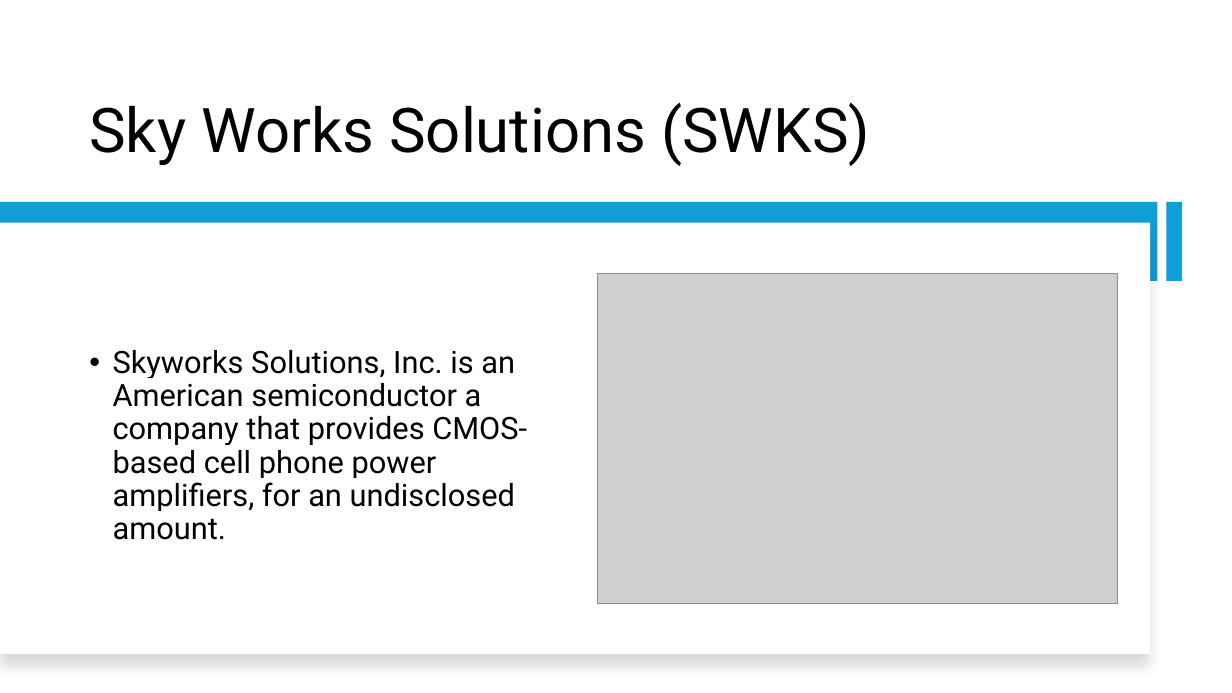
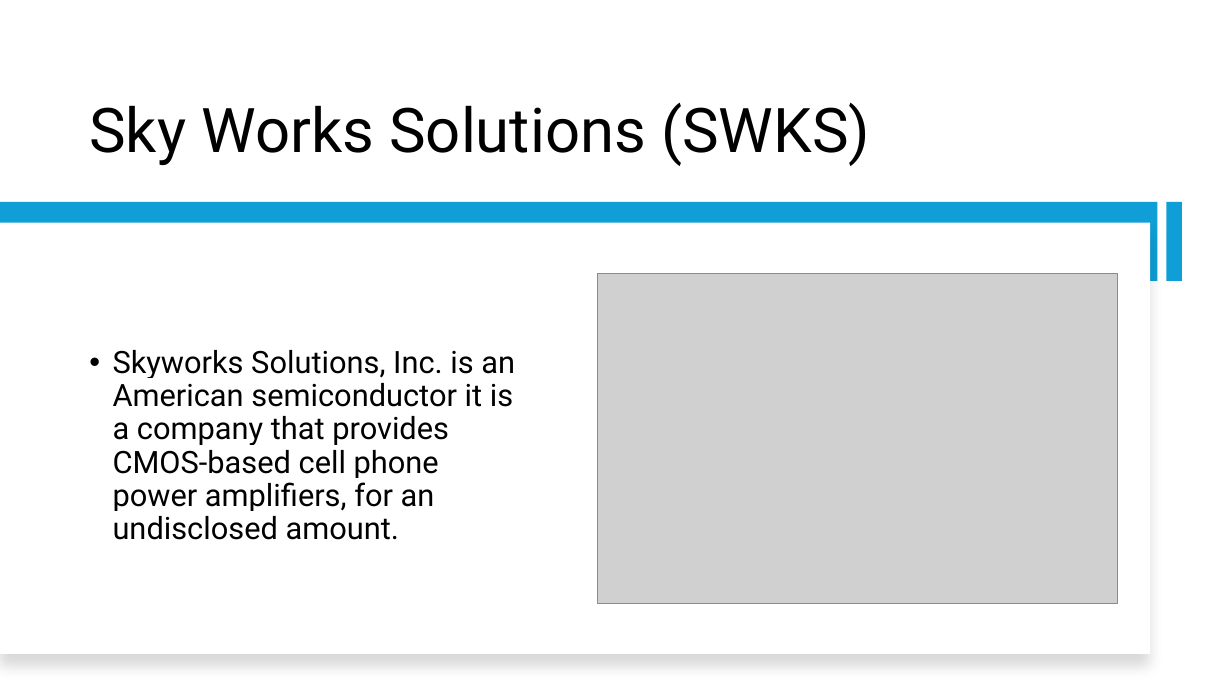
Before and after one commit to BrennanB572/Project-3, a slide deck: slide 10 of Company Stock vs Asset presentation.pptm (slide 8 before the commit). Drawn at 1232x693 pixels with LibreOffice and Linux fonts; fonts in the diff are those of the drawing; grey boxes stand for pictures. Boxes give left, top, right and bottom in pixels: in the first picture for what was removed or moved away, otherwise in the second. Text is boxed around its words. In the diff, an @@ line names an element or a change of style, - is before the commit and + after.

```diff
--- a/Company Stock vs Asset presentation.pptm
+++ b/Company Stock vs Asset presentation.pptm
@@ text at (113, 350, 515, 540): text changed @@
-• Skyworks Solutions, Inc. is an American semiconductor a company that provides CMOS-based cell phone power amplifiers, for an undisclosed amount.
+• Skyworks Solutions, Inc. is an American semiconductor it is a company that provides CMOS-based cell phone power amplifiers, for an undisclosed amount.
```
Also in this commit, not shown: 5 other slides changed, 11 slides added.
